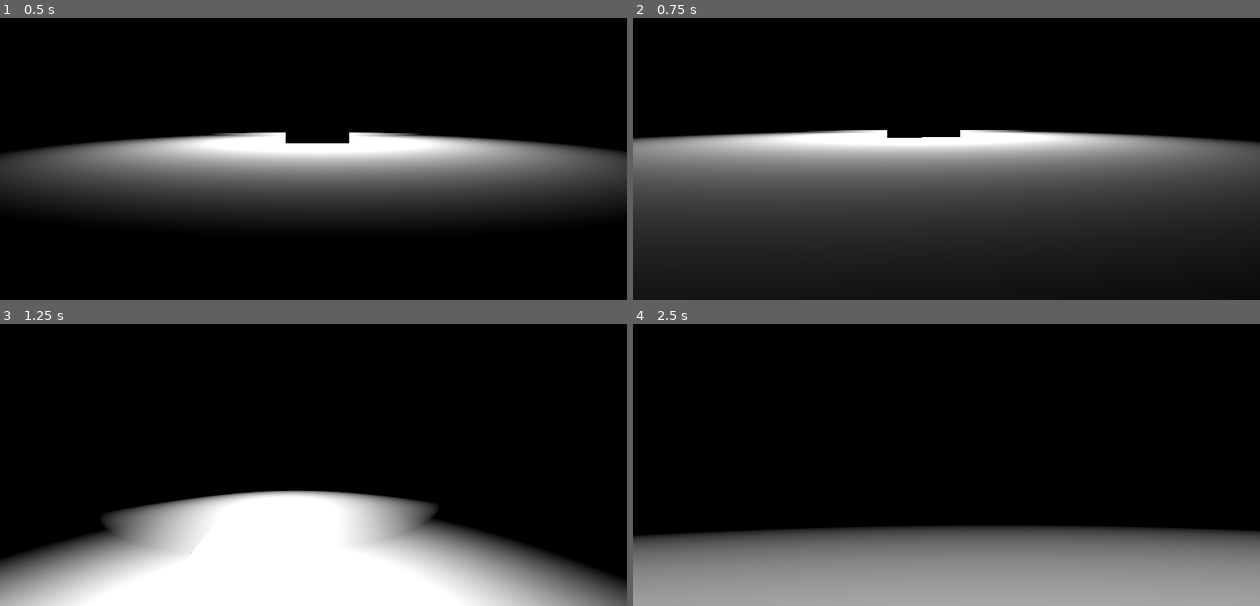
Above: before the commit, frames 1-4 (two rows, left to right).
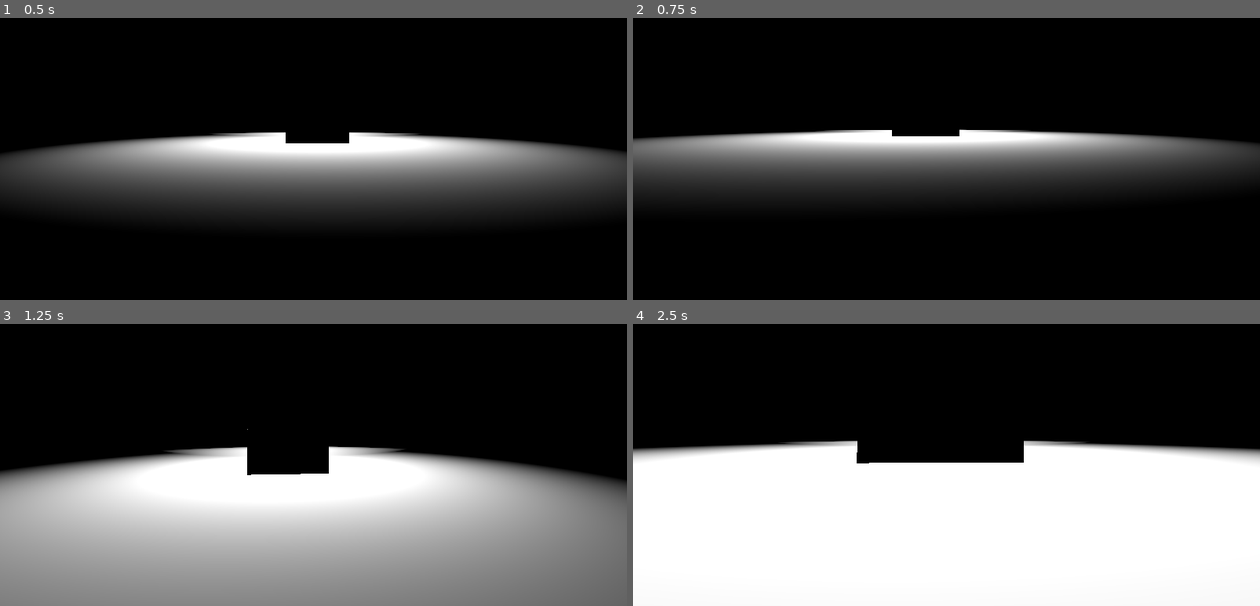
Above: after the commit, the same moments.

Repository: hextraza/ld48-game
Game: Godot game, scene res://Main.tscn
Two runs of this game, one before a commit and one after it. Both use one fixed random seed, a clock stepped at 60 frames per second and the inputs below.
Inputs (mouse positions are in pixels of both pictures, inside the frame that each line leads up to):
- Up to frame 1 (0.5 s): no input
- Up to frame 2 (0.75 s): move the mouse to (977, 122) at 0.52 s; hold W (player_forward) from 0.53 s (still down)
- Up to frame 3 (1.25 s): keep holding W (player_forward); tap Space (player_jump) at 0.77 s
- Up to frame 4 (2.5 s): keep holding W (player_forward); move the mouse to (915, 431) at 1.27 s; tap Space (player_jump) at 1.52 s; move the mouse to (959, 422) at 2.02 s

Frame 1 is identical in both runs. In frame 2, 45% of the frame differs, in the area x 0-100%, y 39-94%; in frame 3, 46%; in frame 4, 56%, in the area x 0-100%, y 41-100%.

Commit message:
Tune movement parameters

Diff:
--- a/Player/Player.gd
+++ b/Player/Player.gd
@@ -2,9 +2,9 @@
 
 const GRAVITY = -24.8
 var vel = Vector3()
-const MAX_SPEED = 20
-const JUMP_SPEED = 18
-const ACCEL = 4.5
+const MAX_SPEED = 5
+const JUMP_SPEED = 9
+const ACCEL = 20
 
 var dir = Vector3()
 
